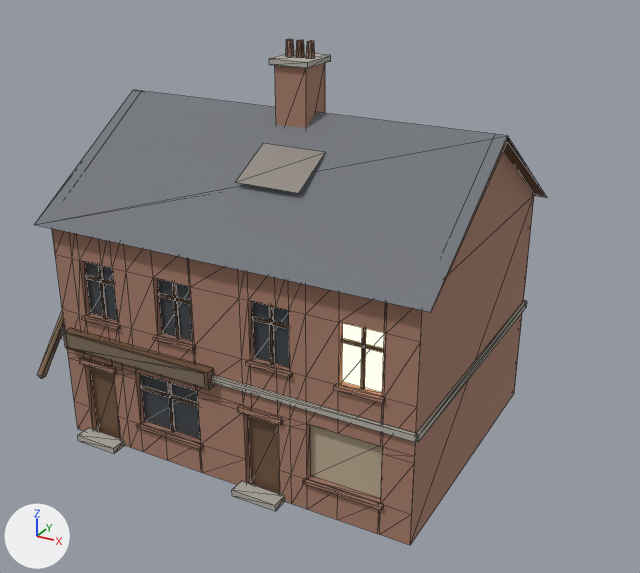
A saved change to the glTF model 1984/assets/models/pub.glb.
Rendered twice from a 50 mm camera at (11.42, -19.74, 14.03) aimed at (0.67, -0.18, 4.25). Every picture has the same lights, and +X, +Y and +Z are marked at lower left. The picture after the commit comes second. Mesh edges are drawn as thin lines. Vertices at exactly the same position are counted once.

Names of what the first picture shows: 'pub'.
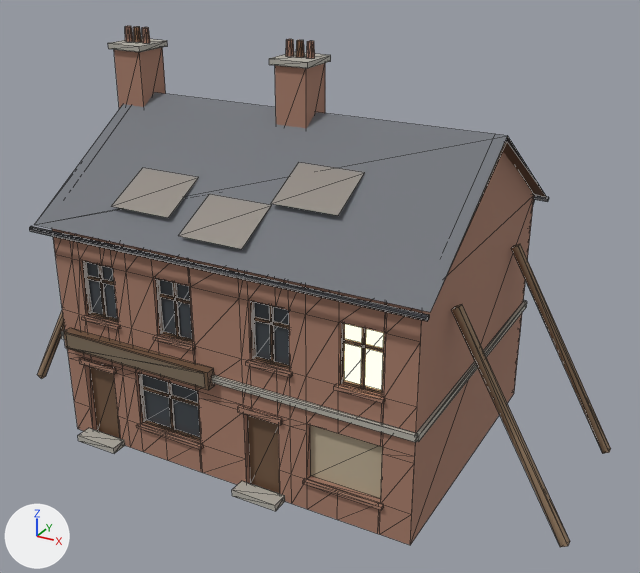
Boxes [x1, y1, x2, y2] around the edits, measured in the pictures (640 x 573 px; the box of a moved part takes in the faces that stretch with it):
```json
{"object": "pub", "change": "reshaped", "before": [34, 39, 547, 545], "after": [29, 26, 611, 547], "on screen": "13% wider"}
{"part": 1, "of": "me_pub", "change": "added", "after": [114, 47, 166, 109], "on screen": "brown"}
{"part": 2, "of": "me_pub", "change": "added", "after": [125, 26, 133, 42]}
{"part": 3, "of": "me_pub", "change": "added", "after": [142, 27, 150, 43]}
{"part": 4, "of": "me_pub", "change": "added", "after": [108, 38, 167, 52]}
{"part": 5, "of": "me_pub", "change": "added", "after": [29, 226, 429, 321]}
{"part": 6, "of": "me_pub", "change": "added", "after": [534, 196, 549, 202]}
{"part": 7, "of": "me_pub", "change": "added", "after": [133, 27, 142, 42]}
{"part": 8, "of": "me_pub", "change": "moved or reshaped", "before": [236, 143, 326, 193], "after": [111, 168, 199, 218]}
{"part": 9, "of": "me_pub", "change": "added", "after": [271, 163, 365, 216]}
{"part": 10, "of": "me_pub", "change": "added", "after": [179, 194, 271, 249]}
{"part": 11, "of": "me_pub", "change": "added", "after": [511, 200, 611, 454], "on screen": "mostly hidden"}
{"part": 12, "of": "me_pub", "change": "added", "after": [83, 261, 570, 547]}
```

Scene script edits in JSON lines:
```json
{"op": "add", "block": "mat_iron_black", "code": ["mat_iron_black = principled_material('iron_black')", "mat_iron_black.base_color = (0.04, 0.04, 0.045)  # dark grey #38383c", "mat_iron_black.metallic = 0.7"]}
{"block": "me_pub", "where": "# used by ob_pub; location = (0.0, 0.0, 0.0)"}
{"op": "remove", "block": "me_pub", "code": "me_pub.from_pydata(...)  # 772 vertices, 1140 faces; spans x -8.49..5.5, y -4.45..4.3, z -0.05..10.75"}
{"op": "add", "block": "me_pub", "code": "me_pub.from_pydata(...)  # 1198 vertices, 1932 faces; spans x -8.49..8.49, y -4.49..4.49, z -0.05..10.75"}
{"block": "me_pub", "change": "me_pub part 1: a new loose piece, a box spanning x -5.65..-4.75, y -0.5..0.5, z 8.0..10.2, in mat_brick (brown #a67c69)"}
{"block": "me_pub", "change": "me_pub part 2: a new loose piece, an 8-sided cut cone along z (radius 0.11 at the low end, 0.09 at the high end) spanning x -5.61..-5.39, y -0.11..0.11, z 10.35..10.75, in mat_brick (brown #a67c69)"}
{"block": "me_pub", "change": "me_pub part 3: a new loose piece, an 8-sided cut cone along z (radius 0.11 at the low end, 0.09 at the high end) spanning x -5.01..-4.79, y -0.11..0.11, z 10.35..10.75, in mat_brick (brown #a67c69)"}
{"block": "me_pub", "change": "me_pub part 4: a new loose piece, a box spanning x -5.75..-4.65, y -0.6..0.6, z 10.2..10.35, in mat_stone_dirty (grey #b3afa6)"}
{"block": "me_pub", "change": "me_pub part 5: a new loose piece, an 8-sided cylinder along x spanning x -5.5..5.5, y -4.49..-4.35, z 6.13..6.27, in mat_iron_black (dark grey #38383c)"}
{"block": "me_pub", "change": "me_pub part 6: a new loose piece, an 8-sided cylinder along x spanning x -5.5..5.5, y 4.35..4.49, z 6.13..6.27, in mat_iron_black (dark grey #38383c)"}
{"block": "me_pub", "change": "me_pub part 7: a new loose piece, an 8-sided cut cone along z (radius 0.11 at the low end, 0.09 at the high end) spanning x -5.31..-5.09, y -0.11..0.11, z 10.35..10.75, in mat_rust (brown #956f55)"}
{"block": "me_pub", "change": "me_pub part 8: the loose piece of 4 vertices spanning x -0.45..1.35, y -2.45..-1.13, z 7.66..8.33 is moved by (-2.99, -1.17, -0.76)"}
{"block": "me_pub", "change": "me_pub part 9: the loose piece of 4 vertices spanning x -0.45..1.35, y -2.45..-1.13, z 7.66..8.33 is copied, and the copy is moved by (1.24, -0.37, -0.24); it spans x 0.79..2.59, y -2.81..-1.49, z 7.42..8.09"}
{"block": "me_pub", "change": "me_pub part 10: the loose piece of 4 vertices spanning x -0.45..1.35, y -2.45..-1.13, z 7.66..8.33 is copied, and the copy is moved by (-0.63, -1.54, -1.0); it spans x -1.08..0.72, y -3.99..-2.67, z 6.66..7.33"}
{"block": "me_pub", "change": "me_pub part 11: 194 vertices added at x -5.12..8.49, y 2.1..4.45, z -0.05..6.17"}
{"block": "me_pub", "change": "me_pub part 12: 128 vertices added at x -4.35..8.49, y -3.9..-2.1, z -0.05..5.55"}
{"op": "add", "block": "me_pub", "code": "me_pub.materials.append(mat_iron_black)  # dark grey #38383c"}
```
